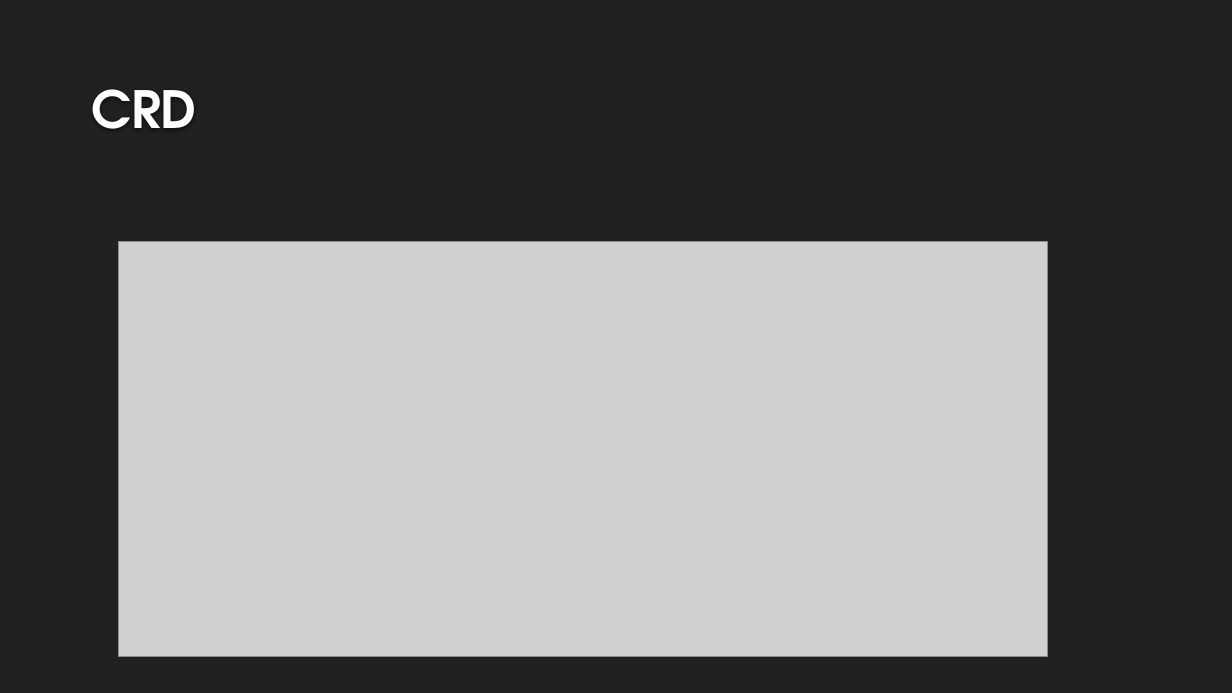
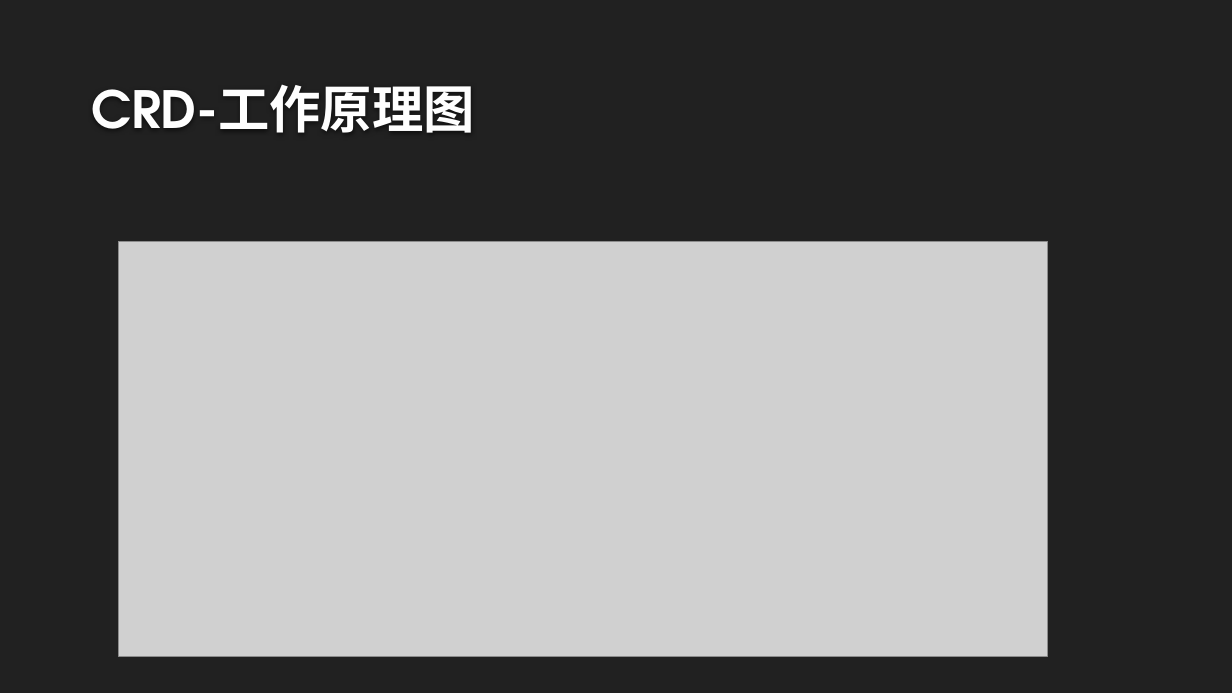
Before and after one commit to airuitian/CloudNative, a slide deck: slide 3 of kubernetes/k8s008.pptx. Drawn at 1232x693 pixels with LibreOffice and Linux fonts; fonts in the diff are those of the drawing; grey boxes stand for pictures; background and template pictures are left out. Boxes give left, top, right and bottom in pixels: in the first picture for what was removed or moved away, otherwise in the second. Text is boxed around its words. In the diff, an @@ line names an element or a change of style, - is before the commit and + after.

Commit message:
008

```diff
--- a/kubernetes/k8s008.pptx
+++ b/kubernetes/k8s008.pptx
@@ title at bbox=[91, 84, 475, 133]: text changed @@
-CRD
+CRD-工作原理图
```
Also in this commit, not shown: 2 other slides changed, 6 slides added.
